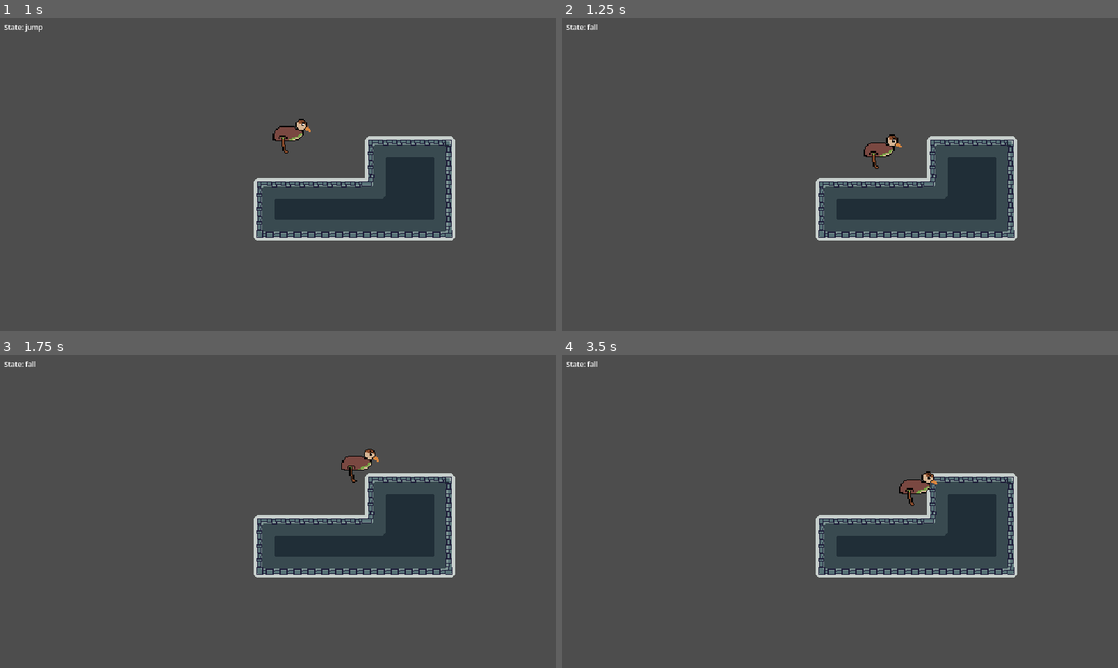
Above: before the commit, frames 1-4 (two rows, left to right).
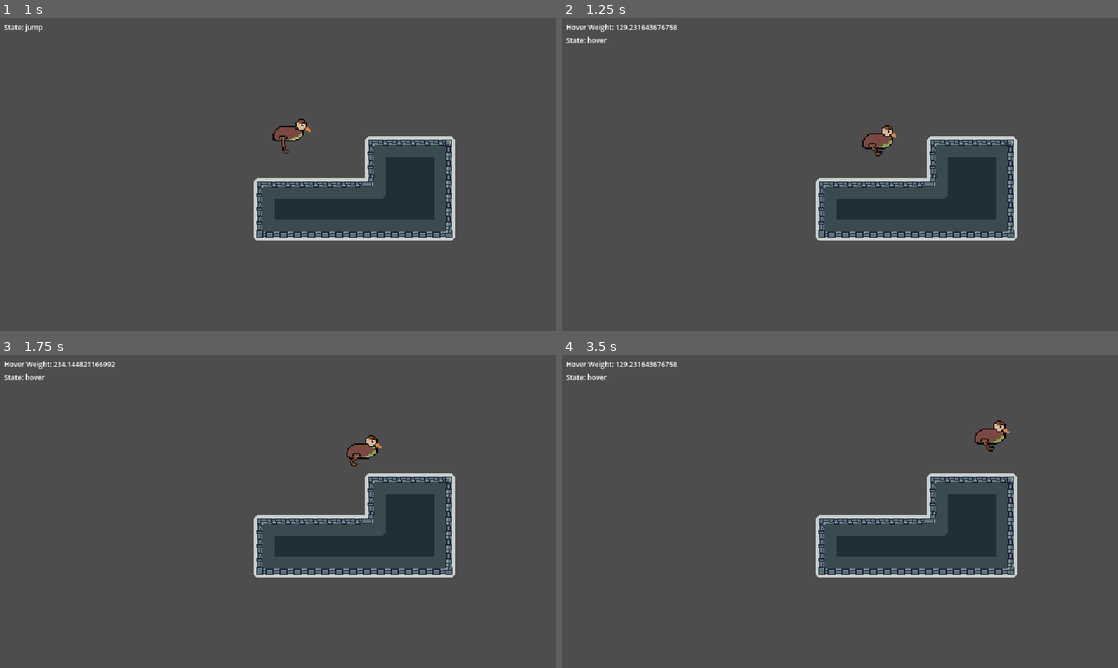
Above: after the commit, the same moments.

Repository: RunawayRabbit/GetDown
Game: Godot game, scene res://sandbox.tscn
Two runs of this game, one before a commit and one after it. Both use one fixed random seed, a clock stepped at 60 frames per second and the inputs below.
Inputs:
- Up to frame 1 (1 s): tap Enter at 0.5 s; hold D (move_right) from 0.53 s (still down); hold S (duck) from 0.53 s (still down); tap Space (jump) at 0.77, 0.8 s
- Up to frame 2 (1.25 s): keep holding D (move_right); keep holding S (duck); tap Space (jump) at 1.07 s
- Up to frame 3 (1.75 s): keep holding D (move_right); release S (duck) at 1.28 s; tap Space (jump) at 1.35, 1.52 s; tap S (duck) at 1.55 s
- Up to frame 4 (3.5 s): tap Space (jump) at 1.82, 2.3, 3.02, 3.32 s; release D (move_right) at 2.03 s; hold A (move_left) 2.03-2.78 s; hold S (duck) 2.03-2.78 s; hold D (move_right) from 2.78 s (still down); tap S (duck) at 2.85 s

Frame 1 is identical in both runs. In frame 2, 0.7% of the frame differs, in the area x 0-62%, y 2-49%; in frame 3, 0.8%; in frame 4, 0.9%, in the area x 0-81%, y 2-49%.

Commit message:
Yoshi Hover! HNNNNNNNNNNG!

Diff:
--- a/character/char_controller.gd
+++ b/character/char_controller.gd
@@ -1,5 +1,6 @@
 extends CharacterBody2D
 class_name CharacterController
+
 
 @export_category("Ground Movement")
 ## Max speed of the player in pixels/sec
@@ -10,6 +11,7 @@
 @export var deceleration := 700.0
 ## Rate at which the character decelerates in x when given opposite input. in pixels/sec^2
 @export var turn_acceleration := 1200.0
+
 
 @export_category("Air Movement")
 ## Rate at which the char accelerates in x in the air when input is provided. in pixels/sec^2
@@ -32,20 +34,27 @@
 ## Impulse applied instead of min_jump_force when jumping out of a charged duck.
 @export var charge_jump_impulse: float = 300.0
 
+
 @export_category("Assists")
 ## When you fall off an edge, you can still input a jump for this many seconds.
 @export var coyote_time: float = 0.15
 ## When landing, you can input a jump this many seconds before you land to jump immediately.
 @export var jump_buffer_time: float = 0.15
 
+
 @onready var animated_sprite_2d: AnimatedSprite2D = $AnimatedSprite2D
 @onready var state_machine: CharacterStateMachine = $StateMachine
 
+
 var move_input: float = 0.0
 var is_ducking: bool = false
+var _can_hover_jump: bool = false
+var _jump_button_went_down: bool = false
+
 
 var _coyote_timer: float = 0.0
 var _buffer_timer: float = 0.0
+
 
 func _physics_process(delta: float) -> void:
 	_update_timers(delta)
@@ -57,10 +66,10 @@
 	move_and_slide()
 
 
-
 func _update_timers(delta: float) -> void:
 	if is_on_floor():
 		_coyote_timer = coyote_time
+		_can_hover_jump = true
 	else:
 		_coyote_timer -= delta
 
@@ -72,23 +81,31 @@
 	move_input = Input.get_axis("move_left", "move_right")
 	is_ducking = Input.is_action_pressed("duck")
 
-	if Input.is_action_just_pressed("jump"):
+	_jump_button_went_down = Input.is_action_just_pressed("jump")
+	if _jump_button_went_down:
 		_buffer_timer = jump_buffer_time
 
 
 func _check_jump_trigger() -> void:
-	if state_machine.is_in_state("jump"):
+	if state_machine.is_in_state("jump") or state_machine.is_in_state("hover"):
 		return
+
 	if _buffer_timer > 0.0 and _coyote_timer > 0.0:
 		var params := state_machine.current_state.get_jump_params()
 		state_machine.transition_to("jump", params)
+		return
 
+
+	if _can_hover_jump and not is_on_floor() and _jump_button_went_down:
+		state_machine.transition_to("hover")
 
 
 func consume_jump() -> void:
 	_coyote_timer = 0.0
 	_buffer_timer = 0.0
 
+func consume_double_jump() -> void:
+	_can_hover_jump = false
 
 
 
--- a/character/character.tscn
+++ b/character/character.tscn
@@ -7,6 +7,7 @@
 [ext_resource type="Script" uid="uid://u7flw2eykdxt" path="res://character/states/state_jump.gd" id="5_o6jyn"]
 [ext_resource type="Script" uid="uid://bdot4hrhlu556" path="res://character/states/state_fall.gd" id="6_tgjim"]
 [ext_resource type="Script" uid="uid://daxuua8m7srvp" path="res://character/states/state_duck.gd" id="7_tgjim"]
+[ext_resource type="Script" uid="uid://bdck1ku3x7luc" path="res://character/states/state_hover.gd" id="8_wy5t8"]
 
 [sub_resource type="AtlasTexture" id="AtlasTexture_1l1n4"]
 atlas = ExtResource("2_1l1n4")
@@ -19,6 +20,22 @@
 [sub_resource type="AtlasTexture" id="AtlasTexture_hd715"]
 atlas = ExtResource("2_1l1n4")
 region = Rect2(96, 120, 48, 40)
+
+[sub_resource type="AtlasTexture" id="AtlasTexture_orckd"]
+atlas = ExtResource("2_1l1n4")
+region = Rect2(0, 0, 48, 40)
+
+[sub_resource type="AtlasTexture" id="AtlasTexture_1dqym"]
+atlas = ExtResource("2_1l1n4")
+region = Rect2(48, 0, 48, 40)
+
+[sub_resource type="AtlasTexture" id="AtlasTexture_6kuvt"]
+atlas = ExtResource("2_1l1n4")
+region = Rect2(96, 0, 48, 40)
+
+[sub_resource type="AtlasTexture" id="AtlasTexture_6610h"]
+atlas = ExtResource("2_1l1n4")
+region = Rect2(144, 0, 48, 40)
 
 [sub_resource type="AtlasTexture" id="AtlasTexture_ugqs2"]
 atlas = ExtResource("2_1l1n4")
@@ -89,6 +106,23 @@
 "loop": 1,
 "name": &"fall",
 "speed": 5.0
+}, {
+"frames": [{
+"duration": 1.0,
+"texture": SubResource("AtlasTexture_orckd")
+}, {
+"duration": 1.0,
+"texture": SubResource("AtlasTexture_1dqym")
+}, {
+"duration": 1.0,
+"texture": SubResource("AtlasTexture_6kuvt")
+}, {
+"duration": 1.0,
+"texture": SubResource("AtlasTexture_6610h")
+}],
+"loop": 1,
+"name": &"hover",
+"speed": 20.0
 }, {
 "frames": [{
 "duration": 1.0,
@@ -153,6 +187,11 @@
 [sub_resource type="CapsuleShape2D" id="CapsuleShape2D_1l1n4"]
 radius = 6.5934067
 height = 20.512821
+
+[sub_resource type="Curve" id="Curve_wy5t8"]
+_limits = [-400.0, 600.0, 0.0, 0.9]
+_data = [Vector2(0, -400), 0.0, 0.0, 0, 0, Vector2(0.25909096, 457.1429), 0.0, 0.0, 0, 0, Vector2(0.9, 120.4082), 0.0, 0.0, 0, 0]
+point_count = 3
 
 [node name="CharacterBody2D" type="CharacterBody2D" unique_id=1132243652]
 scale = Vector2(1.365, 1.365)
@@ -162,7 +201,7 @@
 z_index = 1
 position = Vector2(0, -20)
 sprite_frames = SubResource("SpriteFrames_pjt0s")
-animation = &"duck"
+animation = &"hover"
 
 [node name="Wings" type="AnimatedSprite2D" parent="." unique_id=521792547]
 sprite_frames = SubResource("SpriteFrames_omraf")
@@ -198,3 +237,7 @@
 
 [node name="duck" type="Node" parent="StateMachine" unique_id=657314287]
 script = ExtResource("7_tgjim")
+
+[node name="hover" type="Node" parent="StateMachine" unique_id=1782628402]
+script = ExtResource("8_wy5t8")
+curve = SubResource("Curve_wy5t8")
--- /dev/null
+++ b/character/states/state_hover.gd
@@ -0,0 +1,40 @@
+
+class_name StateHover
+extends StateAir
+
+var _timer := 0.0
+@export var curve:Curve
+
+
+## Duration of the dip-to-ZOOP in seconds.
+@export var time: float = 1.2
+
+
+
+func enter(_previous_state_name: String, _params: Dictionary = {}) -> void:
+	_timer = 0.0
+	controller.velocity.y = 0.0
+	controller.consume_double_jump()
+
+func exit() -> void:
+	DebugDisplay.remove_watch("Hover Weight")
+
+
+
+func _apply_vertical(delta: float) -> void:
+	var grav = controller.get_gravity()
+
+	DebugDisplay.watch("Hover Weight", func(): return curve.sample(_timer))
+	var hover_force: float = grav.y + curve.sample(_timer)
+	controller.velocity += grav * delta
+	controller.velocity.y -= hover_force * delta
+	_timer += delta
+
+
+func _get_animation() -> String:
+		return "hover"
+
+
+func _check_air_transition() -> void:
+	if _timer >= curve.max_domain:
+		state_machine.transition_to("fall")
Not shown, added: character/states/state_hover.gd.uid
